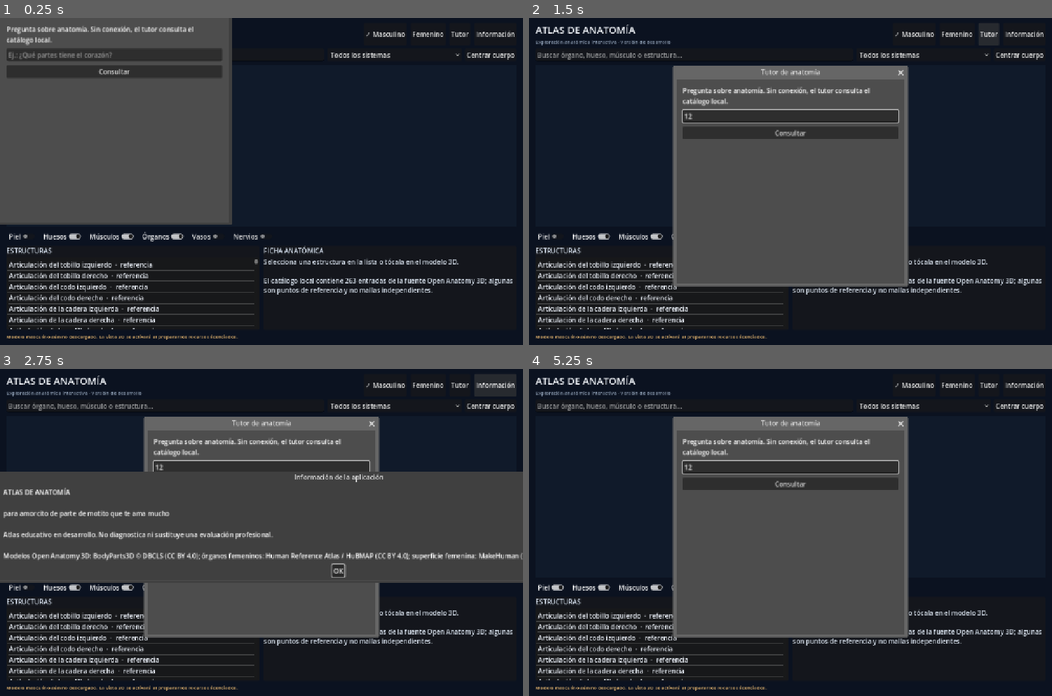
Above: before the commit, frames 1-4 (two rows, left to right).
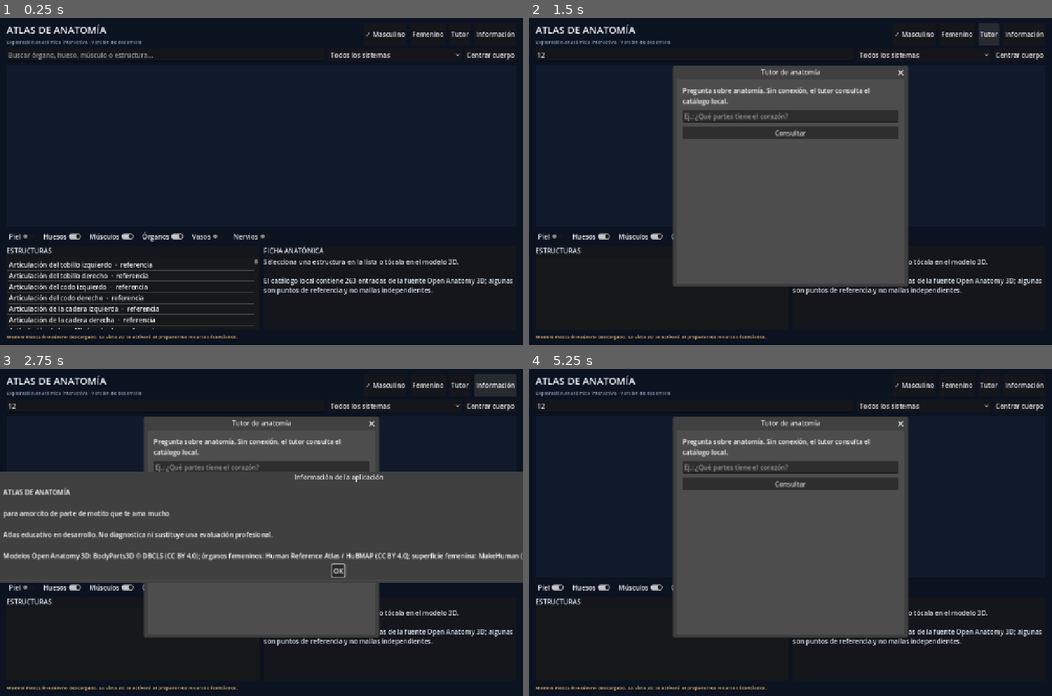
Above: after the commit, the same moments.

Repository: Roxell44444/Atlas-de-Anatomia
Game: Godot game, scene res://scenes/Main.tscn
Same seed, same stepped clock (60 frames per second), same inputs: the game is played once before the commit and once after it.
Inputs (mouse positions are in pixels of both pictures, inside the frame that each line leads up to):
- Up to frame 1 (0.25 s): no input
- Up to frame 2 (1.5 s): click (696, 53) at 0.52 s; type "12" at 0.6 s; click "Tutor" at 1.25 s
- Up to frame 3 (2.75 s): click "Información" at 2 s
- Up to frame 4 (5.25 s): click "OK" at 2.75 s; click "Todos los sistemas" at 3.5 s; click "Centrar cuerpo" at 4.25 s; click "Piel" at 5 s

The runs differ from the first frame. In frame 1, 28% of the frame differs, in the area x 0-45%, y 0-64%; in frame 2, 6.3%; in frame 3, 5.8%; in frame 4, 6.3%.

Commit message:
fix: mark missing fiches as requiring content and license review

Diff:
--- a/scripts/main.gd
+++ b/scripts/main.gd
@@ -335,7 +335,7 @@
 	output += "\n[b]Categoría:[/b] " + _escape_bbcode(str(entry.get("category", "Anatomía")))
 	output += "\n[b]Clave:[/b] " + _escape_bbcode(key)
 	if detail.is_empty():
-		output += "\n\n[color=#e6bd76]Ficha ampliada pendiente de documentación y revisión.[/color]"
+		output += "\n\n[color=#e6bd76]Ficha ampliada pendiente de documentación anatómica y revisión de licencia.[/color]"
 		output += "\nLa estructura está indexada en el catálogo local, pero todavía no se han incorporado aquí sus detalles anatómicos verificados."
 	else:
 		output += "\n\n[b]Descripción[/b]\n" + _escape_bbcode(str(detail.get("description", "")))
@@ -369,6 +369,7 @@
 	tutor_window = Window.new()
 	tutor_window.title = "Tutor de anatomía"
 	tutor_window.size = Vector2i(560, 500)
+	tutor_window.visible = false
 	tutor_window.close_requested.connect(func(): tutor_window.hide())
 	add_child(tutor_window)
 
